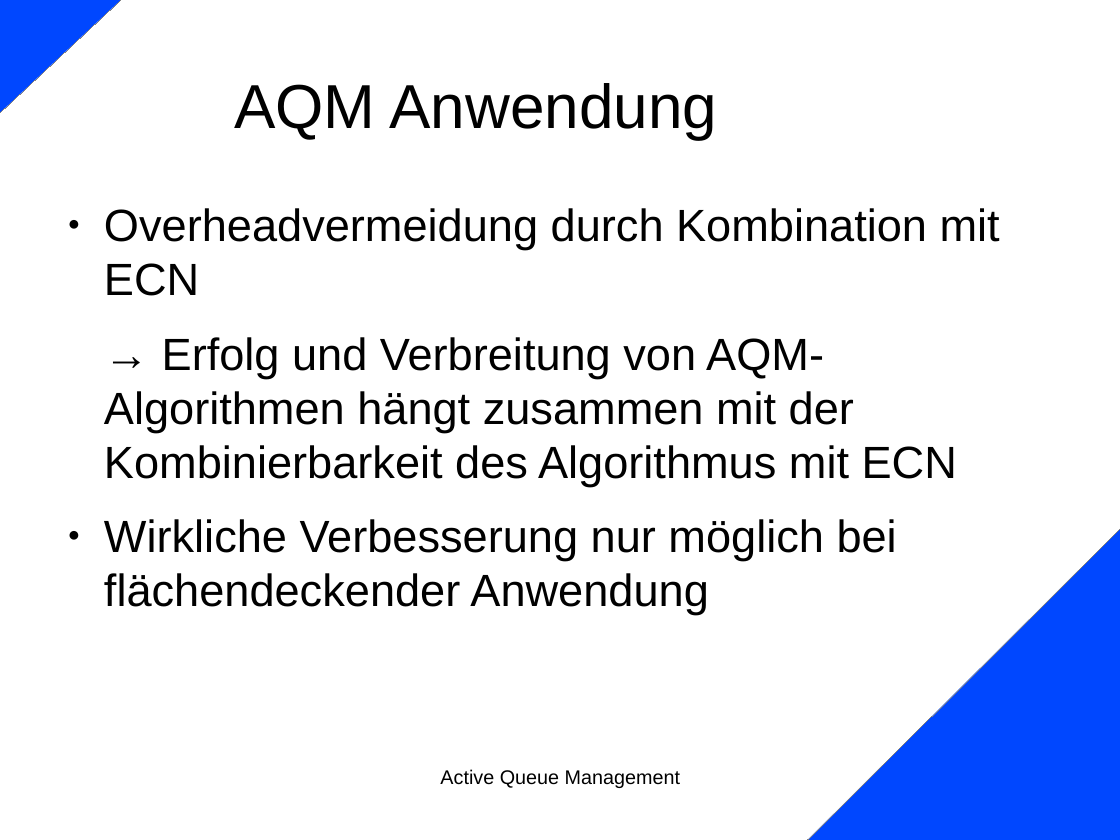
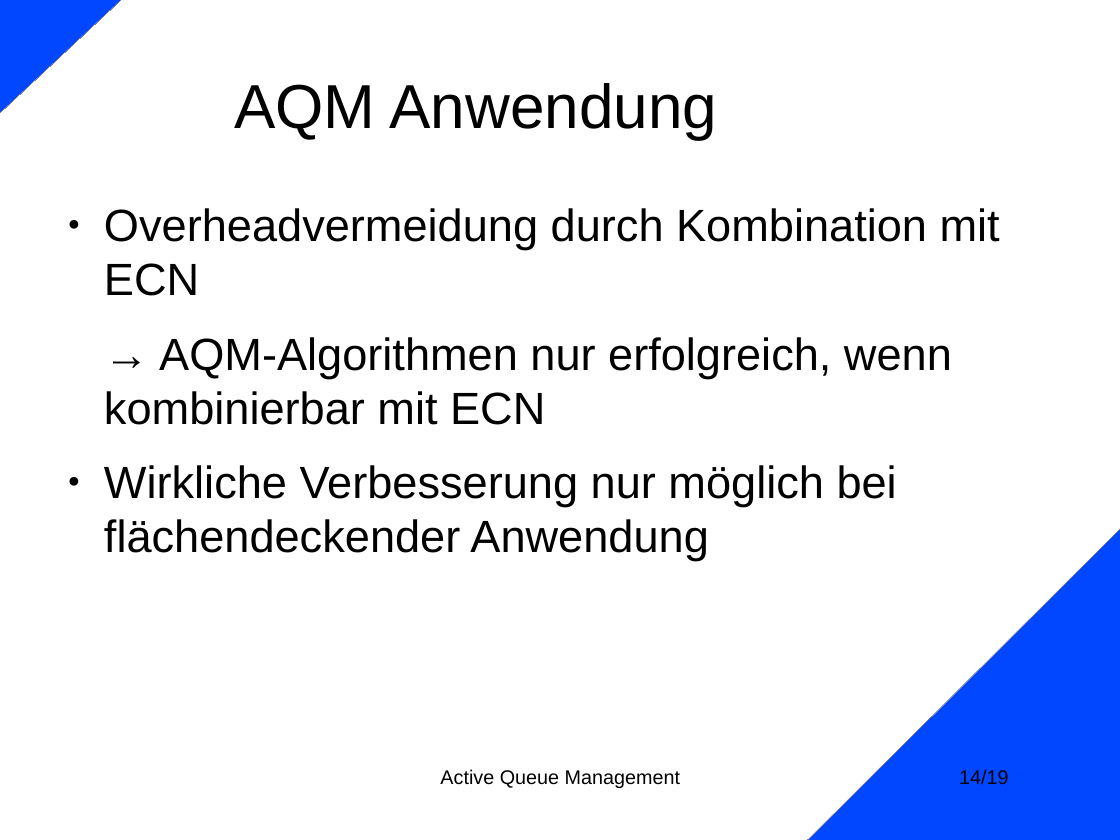
Before and after one commit to mullahaljaid/seminar_ss_14, a slide deck: slide 14 of Vortrag/AQM_Teil1.odp (slide 46 before the commit). Drawn at 1120x840 pixels with LibreOffice and Linux fonts; fonts in the diff are those of the drawing; background and template pictures are left out. Boxes give left, top, right and bottom in pixels: in the first picture for what was removed or moved away, otherwise in the second. Text is boxed around its words. In the diff, an @@ line names an element or a change of style, - is before the commit and + after.

```diff
--- a/Vortrag/AQM_Teil1.odp
+++ b/Vortrag/AQM_Teil1.odp
@@ text at bbox=[104, 337, 952, 425]: text changed @@
-→ Erfolg und Verbreitung von AQM-Algorithmen hängt zusammen mit der Kombinierbarkeit des Algorithmus mit ECN
+→ AQM-Algorithmen nur erfolgreich, wenn kombinierbar mit ECN
@@ page number added at bbox=[959, 769, 1008, 785], 14 pt, text #000000 @@
+14/19
```
Also in this commit, not shown: 17 other slides changed, 38 slides removed, 1 other file.
